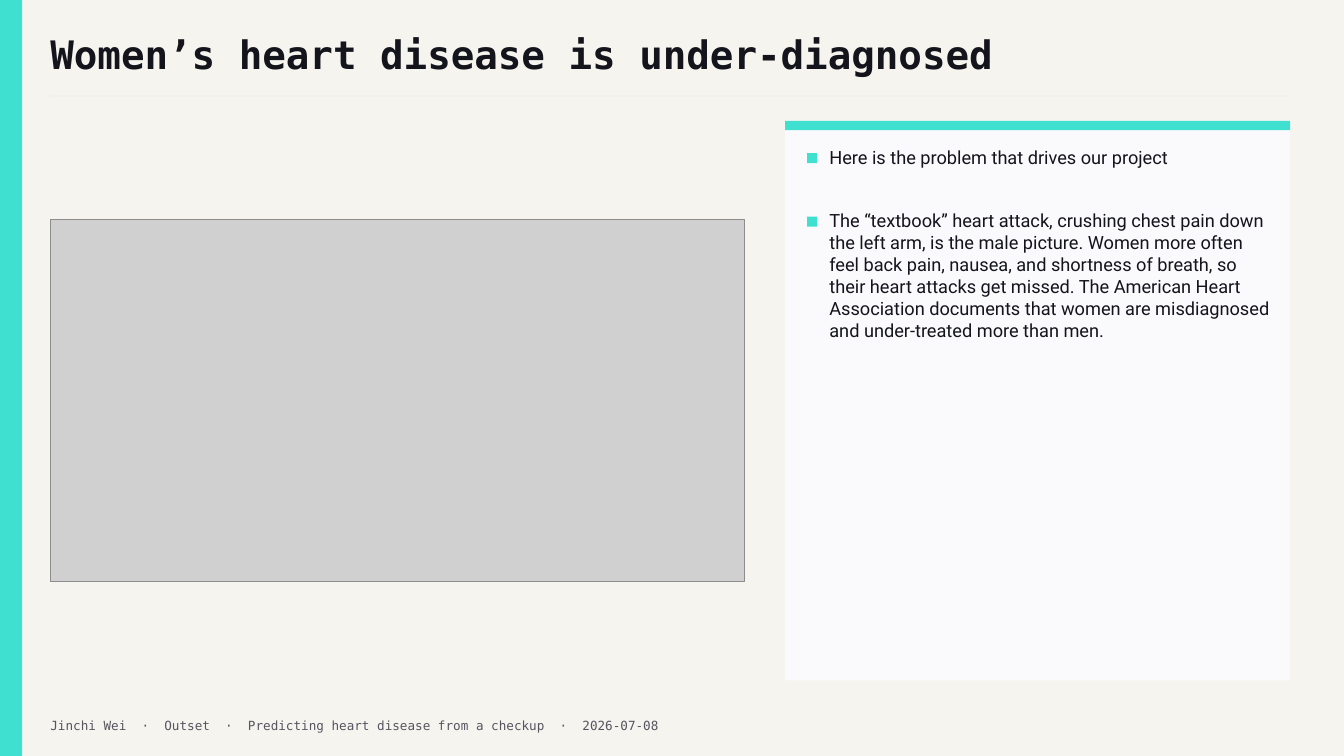
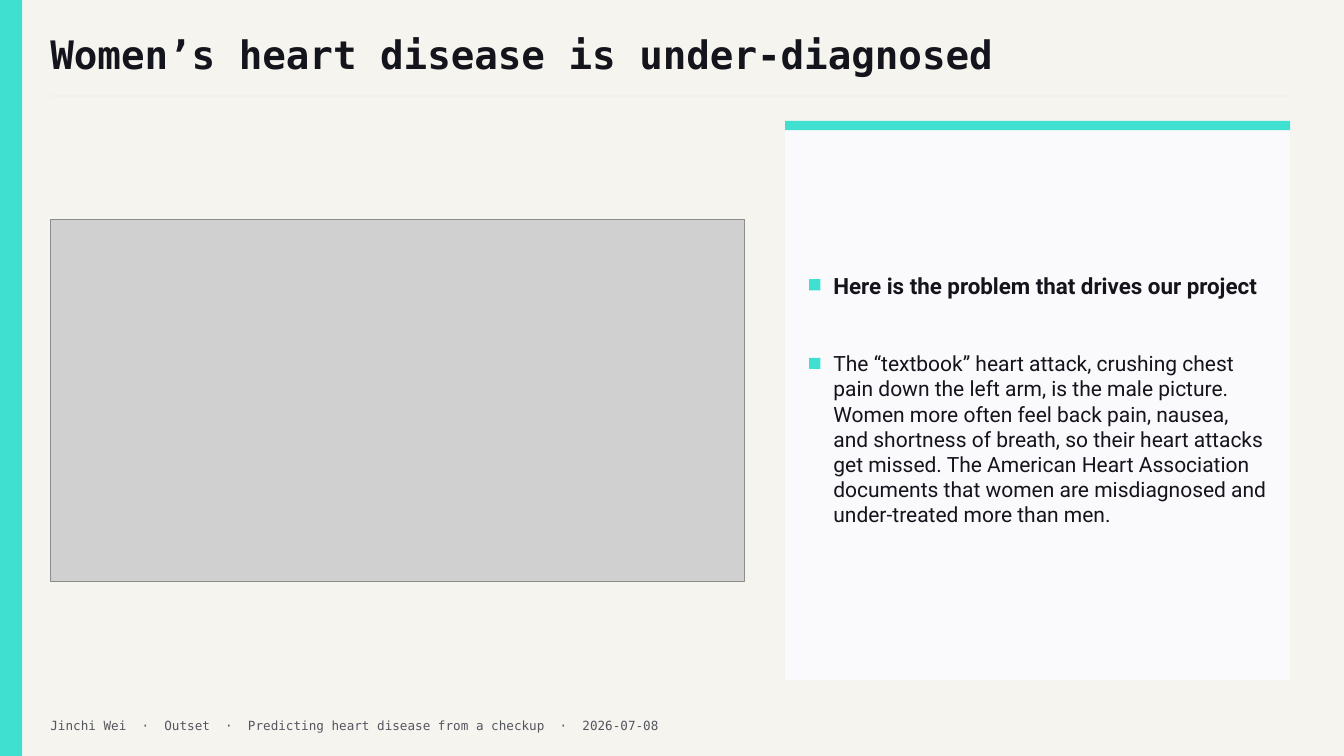
Before and after one commit to jinchiwei/outset-ai-healthcare, a slide deck: slide 4 of solutions/g5_heart/slides/g5_heart.pptx. Drawn at 1344x756 pixels with LibreOffice and Linux fonts; fonts in the diff are those of the drawing; grey boxes stand for pictures. Boxes give left, top, right and bottom in pixels: in the first picture for what was removed or moved away, otherwise in the second. Text is boxed around its words. In the diff, an @@ line names an element or a change of style, - is before the commit and + after.

```diff
--- a/solutions/g5_heart/slides/g5_heart.pptx
+++ b/solutions/g5_heart/slides/g5_heart.pptx
@@ rectangle: place and size @@
-rectangle at bbox=[808, 153, 818, 163]
+rectangle at bbox=[810, 279, 821, 290]
@@ text "Here is the problem that ...": place and size @@
-text "Here is the problem that ..." at bbox=[829, 150, 1168, 168]
+text "Here is the problem that ..." at bbox=[833, 277, 1257, 299]
@@ text "Here is the problem that ..." at bbox=[833, 277, 1257, 299]: size 13 to 16 pt, bold on @@
@@ rectangle: place and size @@
-rectangle at bbox=[808, 217, 818, 227]
+rectangle at bbox=[810, 358, 821, 369]
@@ text "The “textbook” heart attack, crushing ...": place and size @@
-text "The “textbook” heart attack, crushing ..." at bbox=[829, 213, 1269, 337]
+text "The “textbook” heart attack, crushing ..." at bbox=[833, 355, 1266, 523]
@@ text "The “textbook” heart attack, crushing ..." at bbox=[833, 355, 1266, 523]: size 13 to 15 pt @@
```
Also in this commit, not shown: 9 other slides changed, 3 other files.
